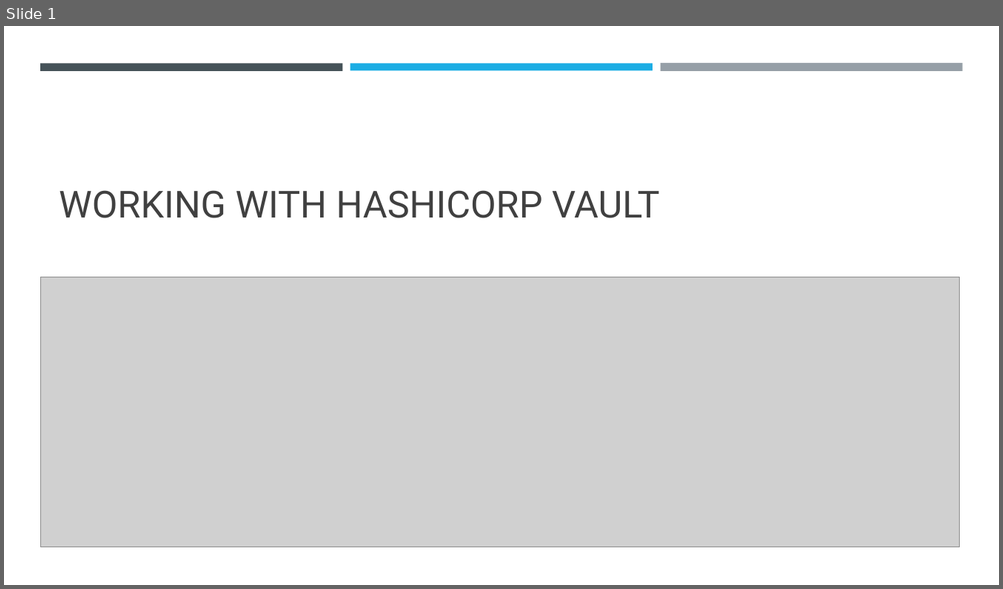
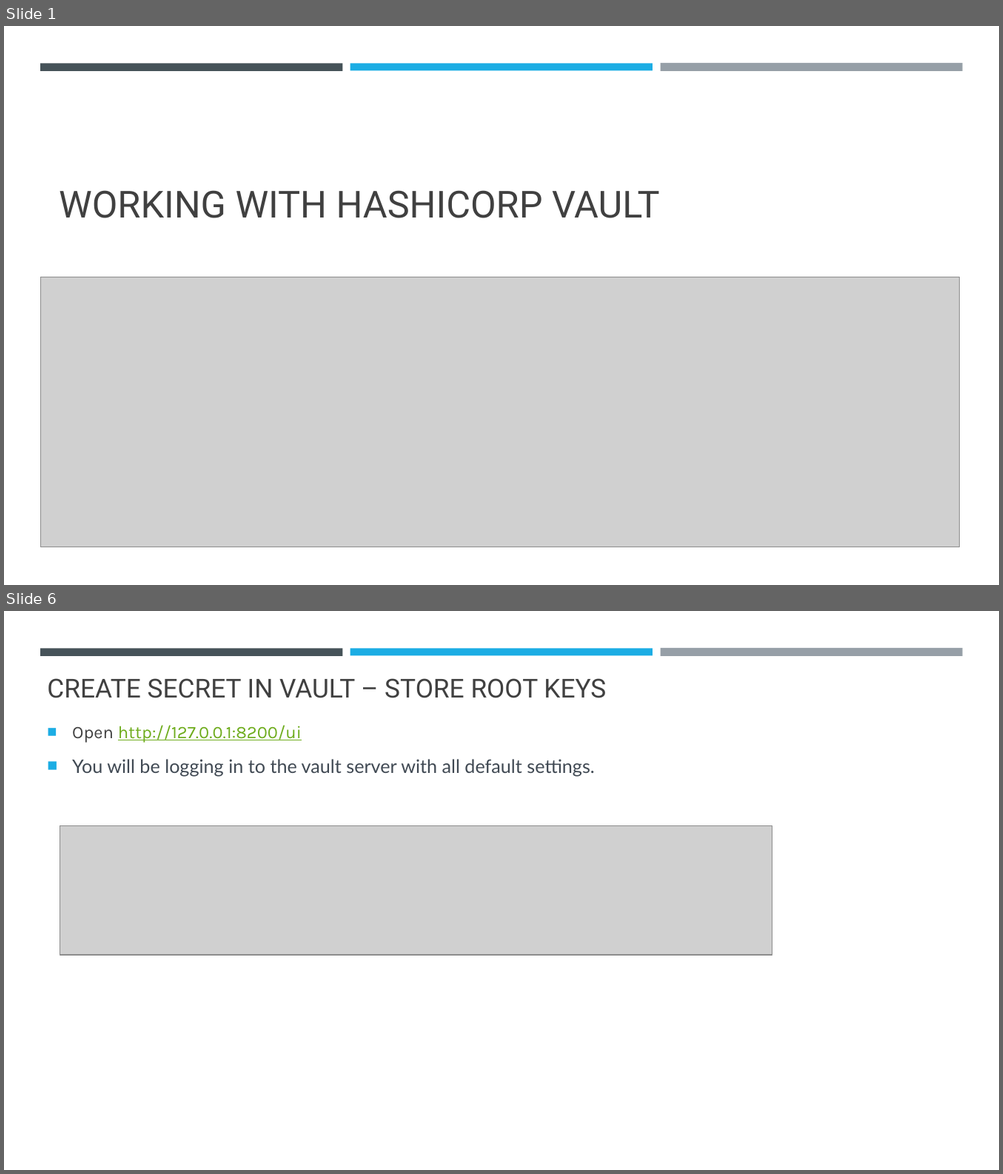
Before and after one commit to umeshmahajan/azure-brainworks2023, a slide deck: docs/Hashicorp-Vault.pptx. Shown one above the other, each under a label of ours: slide 1 before the commit, slides 1 and 6 after it; the slides between them are not shown. The pictures are 1003x589 and 1003x1174 pixels, drawn with LibreOffice and Linux fonts; fonts in the diff are those of the drawing; grey boxes stand for pictures. Boxes give left, top, right and bottom in pixels: in the first picture for what was removed or moved away, otherwise in the second. Text is boxed around its words. In the diff, an @@ line names an element or a change of style, - is before the commit and + after.

```diff
--- a/docs/Hashicorp-Vault.pptx
+++ b/docs/Hashicorp-Vault.pptx
@@ slide 6 added at bbox=[4, 611, 999, 1170], background #FFFFFF @@
@@ rectangle added at bbox=[40, 648, 343, 655], fill #465359 @@
@@ rectangle added at bbox=[350, 648, 652, 655], fill #1CADE4 @@
@@ rectangle added at bbox=[660, 648, 962, 657], fill #969FA7 @@
@@ title added at bbox=[47, 678, 606, 698], 25.2 pt, text #404040 @@
+CREATE SECRET IN VAULT – STORE ROOT KEYS
@@ text added at bbox=[72, 725, 595, 776], 18 pt, text #404953 @@
+■ Open http://127.0.0.1:8200/ui
+■ You will be logging in to the vault server with all default settings.
@@ picture added at bbox=[60, 826, 771, 956] @@
```
Also in this commit, not shown: 1 slide changed, 3 other slides added, 1 slide removed, 3 other files.
